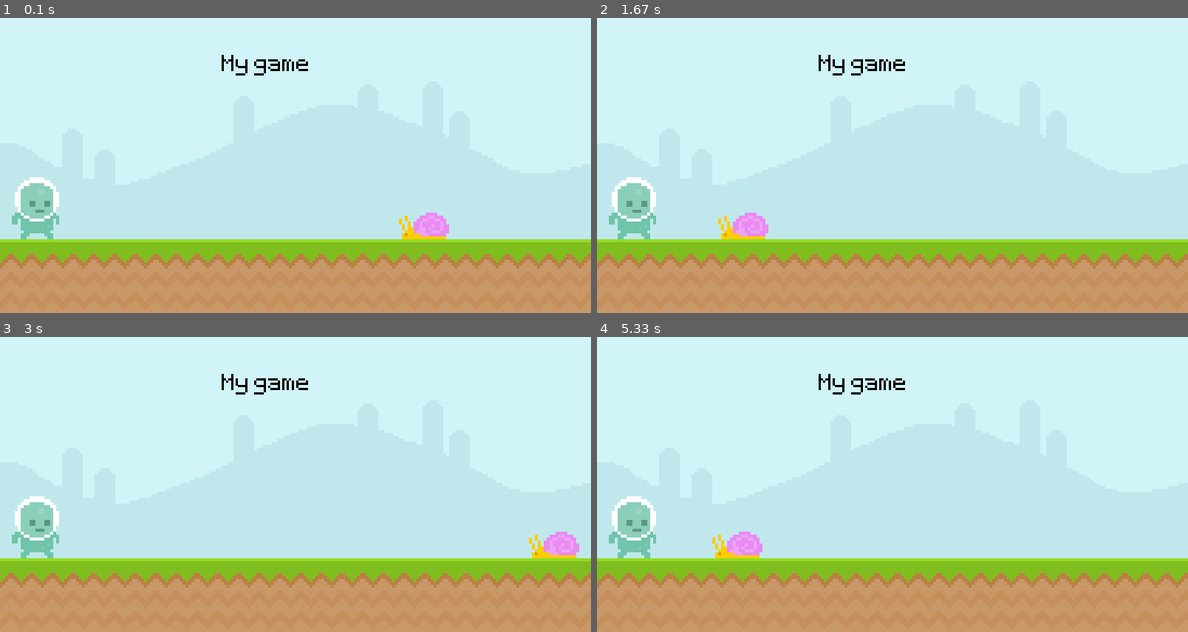
Above: before the commit, frames 1-4 (two rows, left to right).
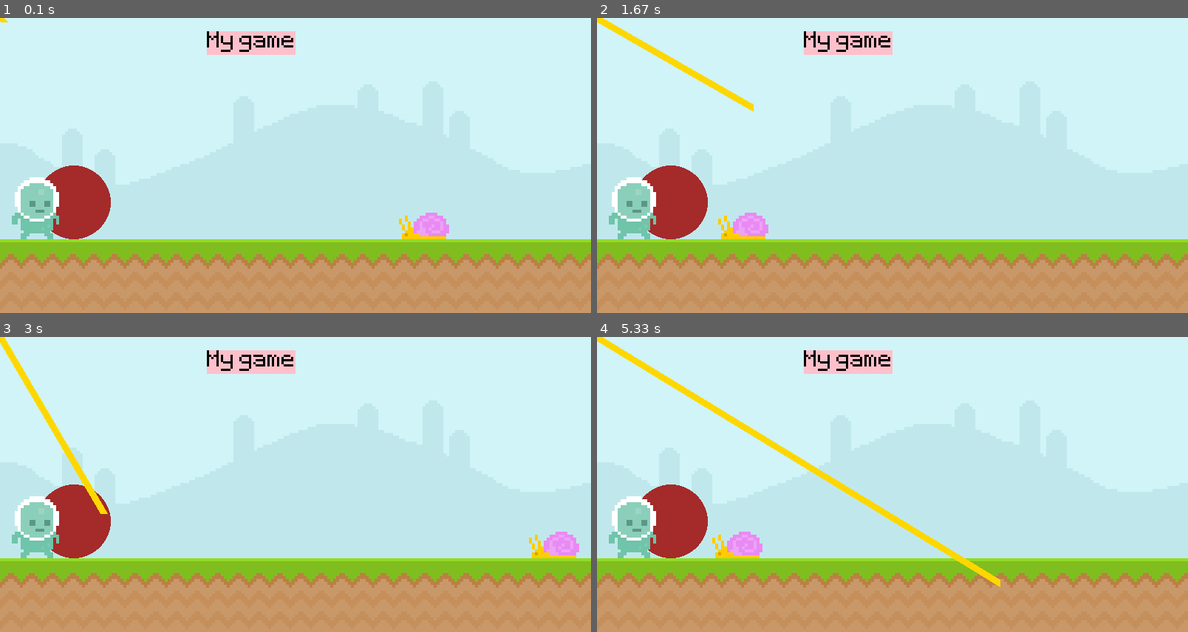
Above: after the commit, the same moments.

Repository: sus20/UltimatePygameIntro
Game: pygame game, started from runner.py
Same seed, same stepped clock (60 frames per second), same inputs: the game is played once before the commit and once after it.
Inputs (mouse positions are in pixels of both pictures, inside the frame that each line leads up to):
- Up to frame 1 (0.1 s): no input
- Up to frame 2 (1.67 s): click (892, 165) at 0.38 s; click (951, 230) at 0.72 s; click (1111, 268) at 1.05 s; click (750, 106) at 1.38 s
- Up to frame 3 (3 s): click (295, 519) at 1.72 s; click (212, 422) at 2.05 s; click (502, 561) at 2.38 s; click (106, 514) at 2.72 s
- Up to frame 4 (5.33 s): click (721, 425) at 3.05 s; click (750, 537) at 3.38 s; click (1105, 552) at 3.72 s; click (715, 593) at 4.05 s; click (709, 502) at 4.38 s; click (927, 567) at 4.72 s; click (998, 581) at 5.05 s

The runs differ from the first frame. In frame 1, 3.5% of the frame differs, in the area x 0-53%, y 0-75%; in frame 2, 4.1%; in frame 3, 4.1%; in frame 4, 5.2%, in the area x 0-69%, y 0-85%.

Commit message:
feat: drewWithrectanglesEllipse&Line

Diff:
--- a/runner.py
+++ b/runner.py
@@ -15,7 +15,7 @@
 
 # (text, antiAliasing, color)
 score_surf = test_font.render('My game', False, 'Black')
-score_rect = score_surf.get_rect(bottomright=(600, 300))
+score_rect = score_surf.get_rect(bottomright=(400, 50))
 
 snail_surf = pygame.image.load('graphics/snail/snail1.png').convert_alpha()
 snail_rect = snail_surf.get_rect(midbottom=(600, 300))
@@ -37,7 +37,11 @@
 
     screen.blit(sky_surface, (0, 0))
     screen.blit(ground_surface, (0, 300))   # (from left, from top-down )
-    screen.blit(score_surf, (300, 50))
+    pygame.draw.rect(screen, 'Pink', score_rect)
+    pygame.draw.rect(screen, 'Pink', score_rect, 10)
+    pygame.draw.ellipse(screen, 'Brown', pygame.Rect(50, 200, 100, 100))
+    pygame.draw.line(screen, 'Gold', (0, 0), pygame.mouse.get_pos(), 10)
+    screen.blit(score_surf, score_rect)
 
     snail_rect.x -= 4
     if snail_rect.right <= 0:
